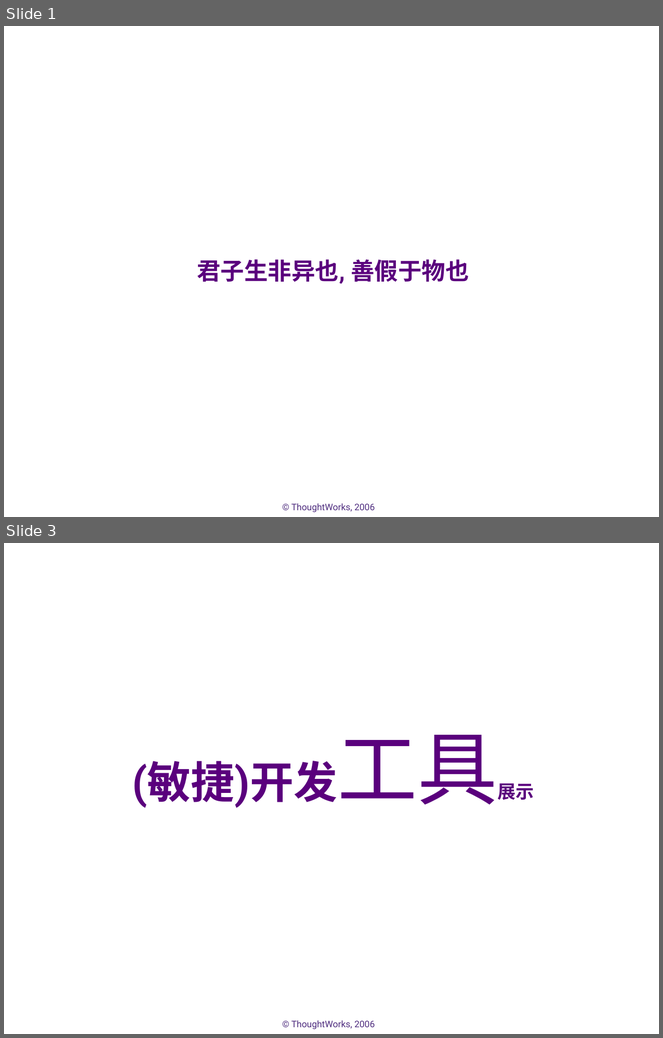
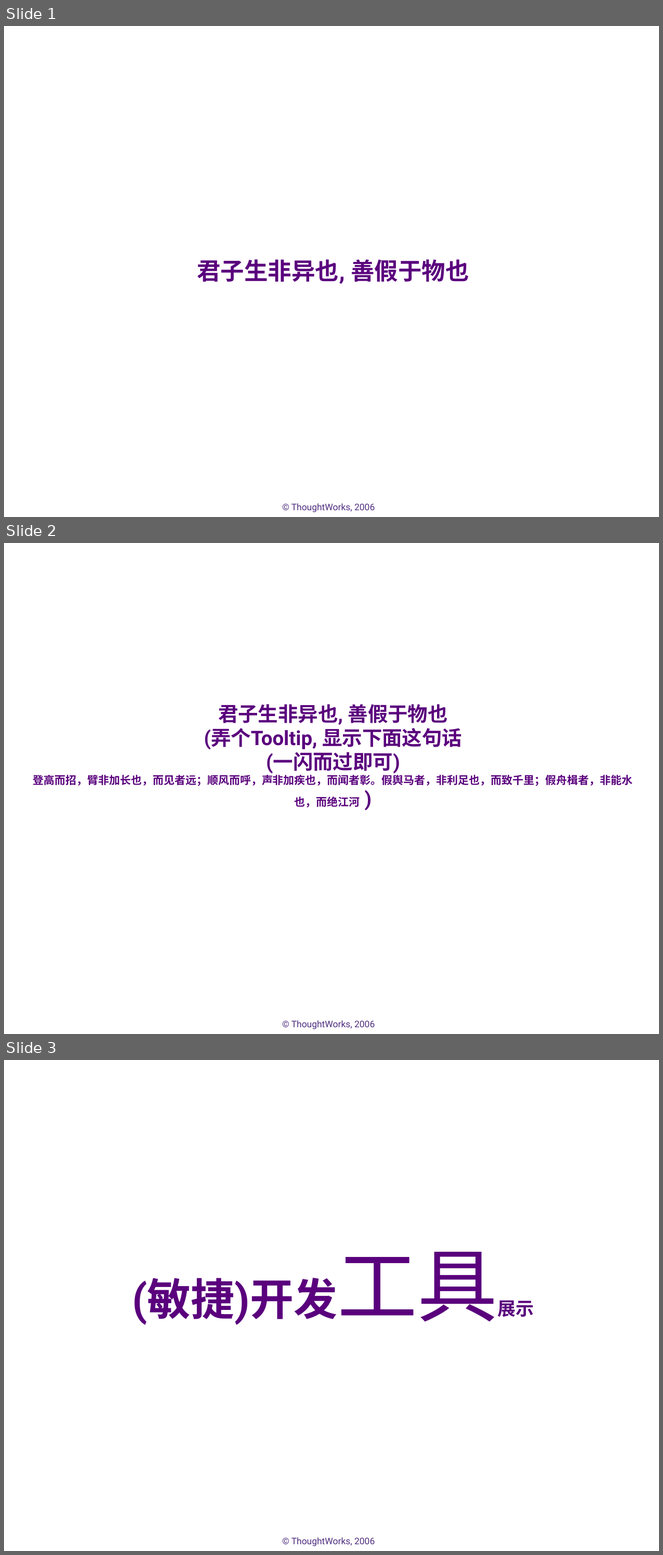
Before and after one commit to whimet/agilechina, a slide deck: docs/demo.ppt. Shown one above the other, each under a label of ours: slides 1 and 3 before the commit, slides 1, 2 and 3 after it; the slides between them are not shown. The pictures are 663x1038 and 663x1555 pixels, drawn with LibreOffice and Linux fonts; fonts in the diff are those of the drawing; background and template pictures are left out. Boxes give left, top, right and bottom in pixels: in the first picture for what was removed or moved away, otherwise in the second. Text is boxed around its words. In the diff, an @@ line names an element or a change of style, - is before the commit and + after.

```diff
--- a/docs/demo.ppt
+++ b/docs/demo.ppt
@@ slide 2 added at (4, 543, 659, 1034), background #FFFFFF; not listed: 1 template element that a slide beside it also shows @@
@@ title added at (33, 704, 633, 808), 12 pt, text #5A007D, bold @@
+君子生非异也, 善假于物也
+(弄个Tooltip, 显示下面这句话
+(一闪而过即可)
+登高而招，臂非加长也，而见者远；顺风而呼，声非加疾也，而闻者彰。假舆马者，非利足也，而致千里；假舟楫者，非能水也，而绝江河 )
```
